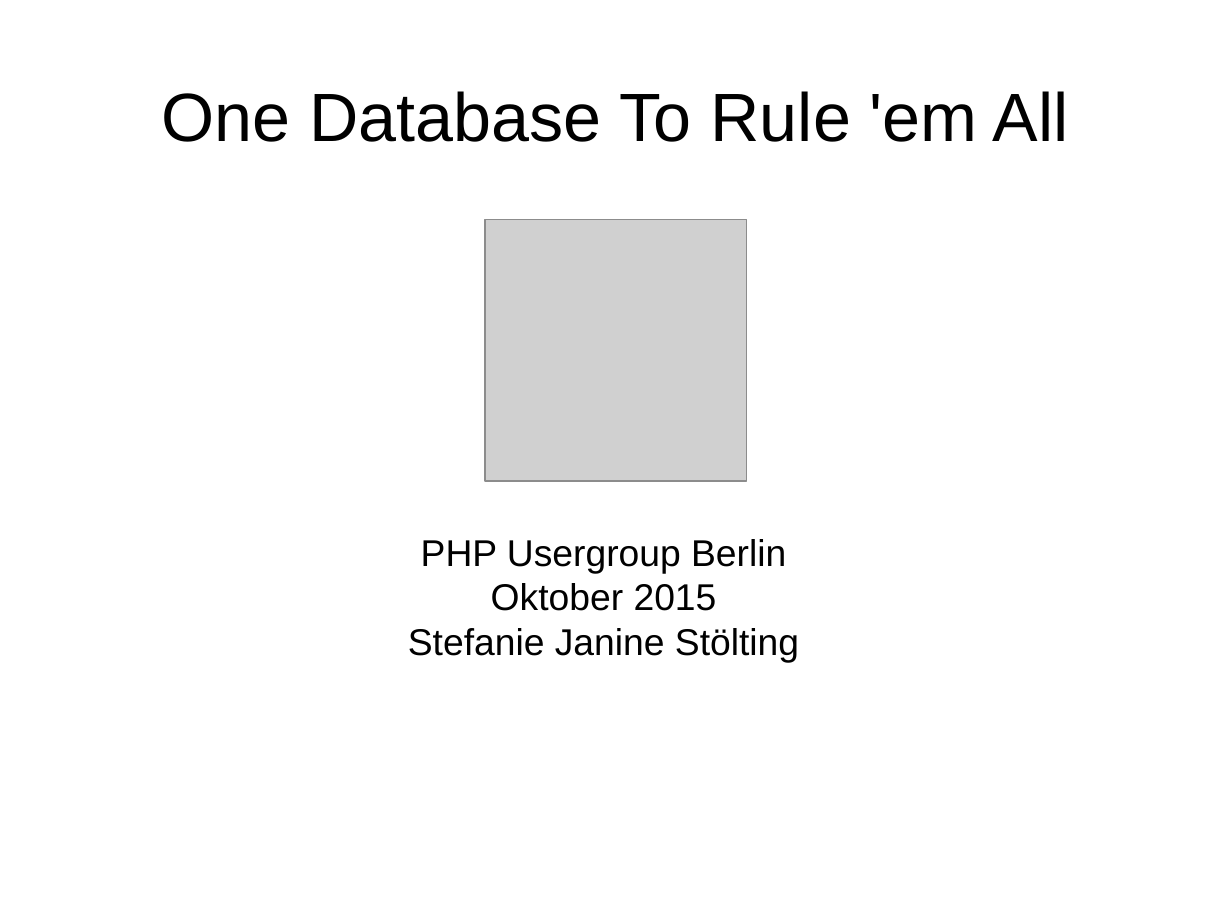
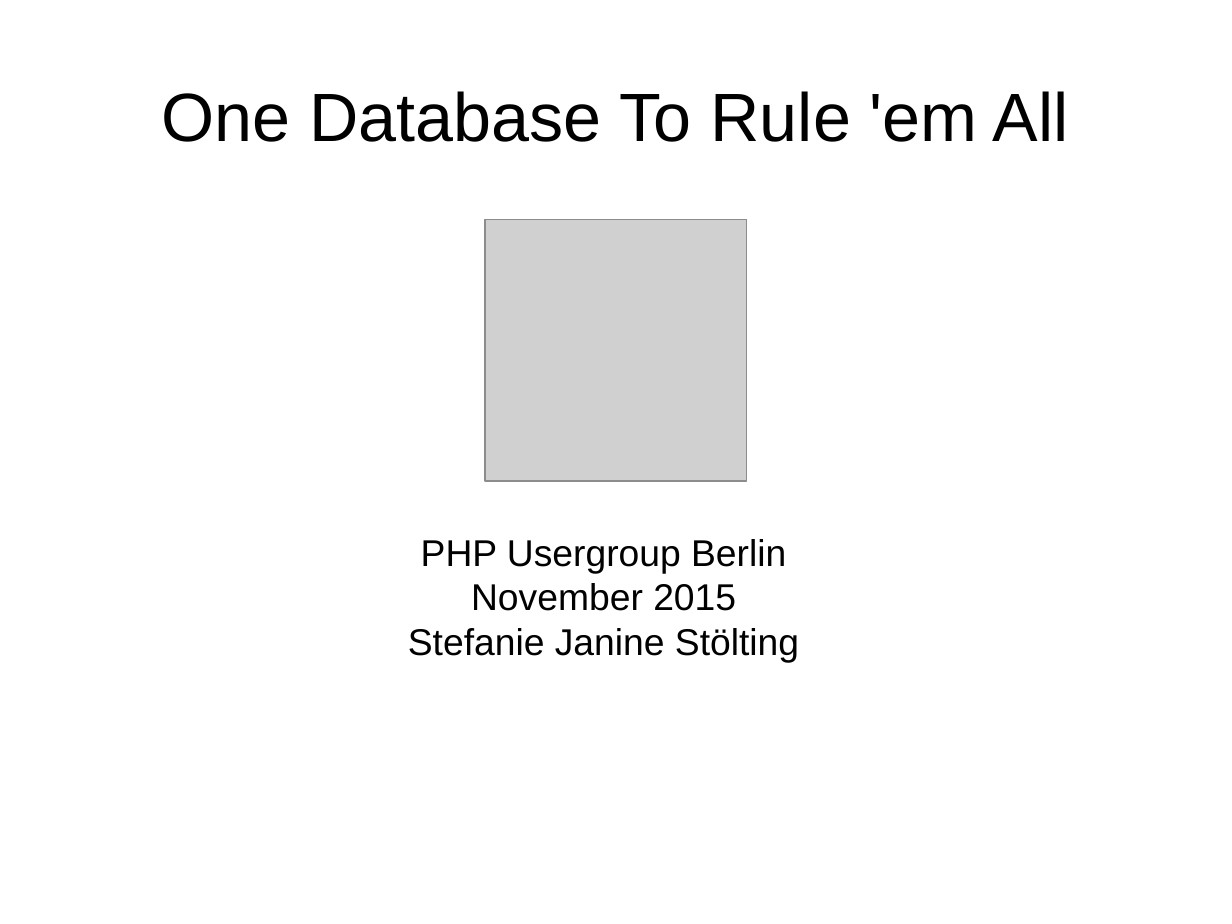
Before and after one commit to sjstoelting/talks, a slide deck: slide 1 of one-database-to-rule-em-all/PostgreSQL-FDW.odp. Drawn at 1232x924 pixels with LibreOffice and Linux fonts; fonts in the diff are those of the drawing; grey boxes stand for pictures. Boxes give left, top, right and bottom in pixels: in the first picture for what was removed or moved away, otherwise in the second. Text is boxed around its words. In the diff, an @@ line names an element or a change of style, - is before the commit and + after.

Commit message:
Removed the PGConf EU and changed the month, the October meeting was canclelled, it is now November.

```diff
--- a/one-database-to-rule-em-all/PostgreSQL-FDW.odp
+++ b/one-database-to-rule-em-all/PostgreSQL-FDW.odp
@@ subtitle at <box>471,583,736,611</box>: text changed @@
-Oktober 2015
+November 2015
```
Also in this commit, not shown: 1 other slide changed, 1 other file.
